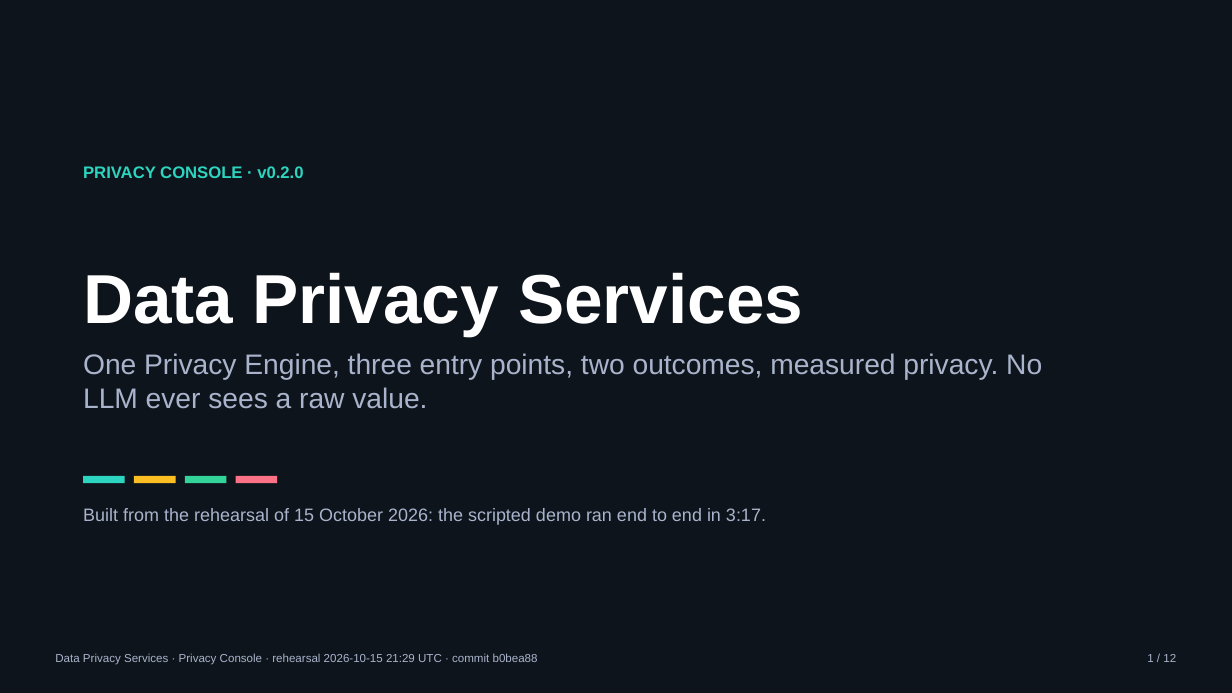
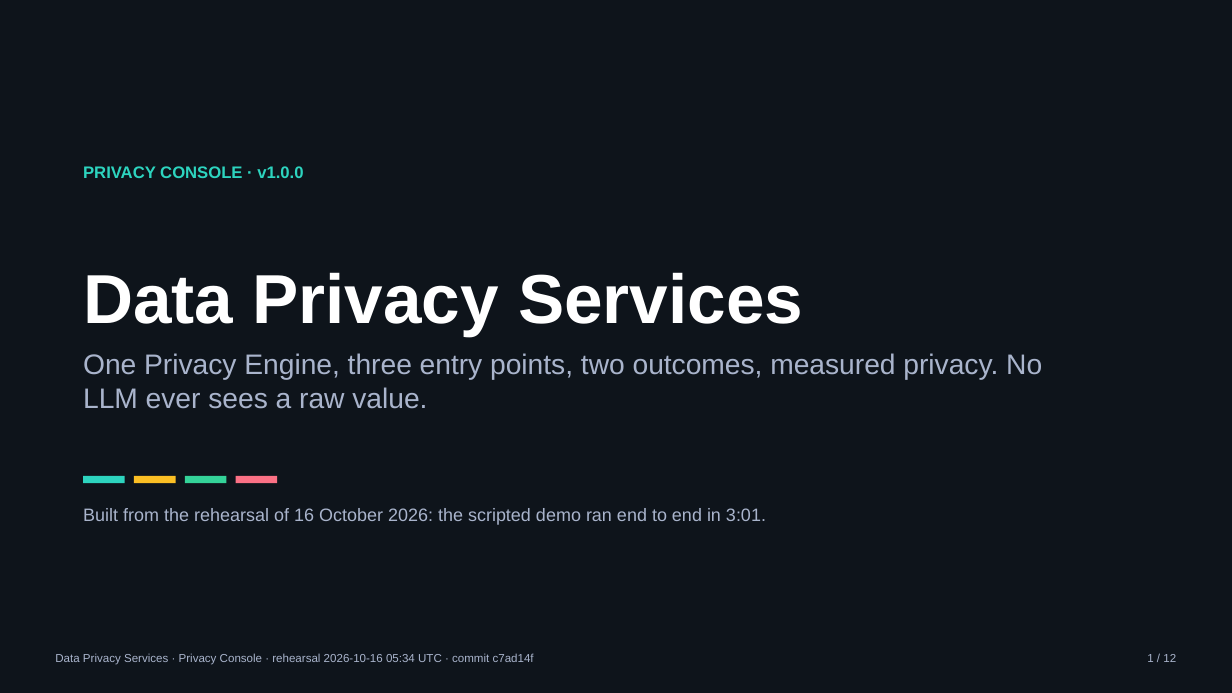
Before and after one commit to NilenduGanguli/data-privacy-services, a slide deck: slide 1 of docs/demo/dps-showcase.pptx. Drawn at 1232x693 pixels with LibreOffice and Linux fonts; fonts in the diff are those of the drawing. Boxes give left, top, right and bottom in pixels: in the first picture for what was removed or moved away, otherwise in the second. Text is boxed around its words. In the diff, an @@ line names an element or a change of style, - is before the commit and + after.

Commit message:
fix(release): the showcase deck is rebuilt from the v1.0.0 rehearsal; HANDOFF states T3's egress behaviour
The committed deck was the 15 October fdemo build: its title slide read v0.2.0, every footer named
commit b0bea88, and it claimed an end-to-end run the v1.0.0 tree could not repeat. Rebuilt with
tools/build_deck.py --strict from the rehearsal of c7ad14f (demo_seed --reseed, then e2e_demo
--console: S1-S12 PASS in 3:01, 18 console screenshots): v1.0.0, commit c7ad14f, 3:01.
tests/test_deck.py 43 passed. The Keynote PDF review stays with the owner.

HANDOFF's T3 paragraph now says what the egress verifier scans after the FINAL r1 fix and which
calls still fail closed.

```diff
--- a/docs/demo/dps-showcase.pptx
+++ b/docs/demo/dps-showcase.pptx
@@ text at (83, 166, 303, 178): text changed @@
-PRIVACY CONSOLE · v0.2.0
+PRIVACY CONSOLE · v1.0.0
@@ text at (83, 508, 766, 525): text changed @@
-Built from the rehearsal of 15 October 2026: the scripted demo ran end to end in 3:17.
+Built from the rehearsal of 16 October 2026: the scripted demo ran end to end in 3:01.
@@ text at (55, 653, 534, 665): text changed @@
-Data Privacy Services · Privacy Console · rehearsal 2026-10-15 21:29 UTC · commit b0bea88
+Data Privacy Services · Privacy Console · rehearsal 2026-10-16 05:34 UTC · commit c7ad14f
```
Also in this commit, not shown: 11 other slides changed, 1 other file.
